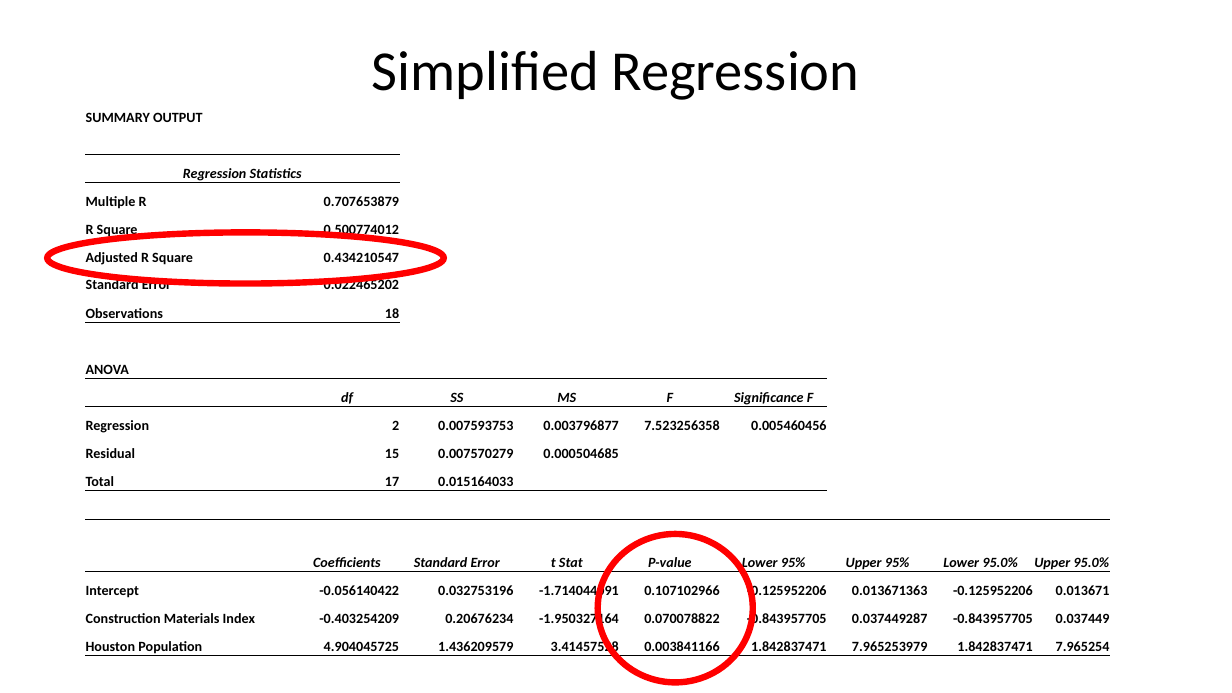
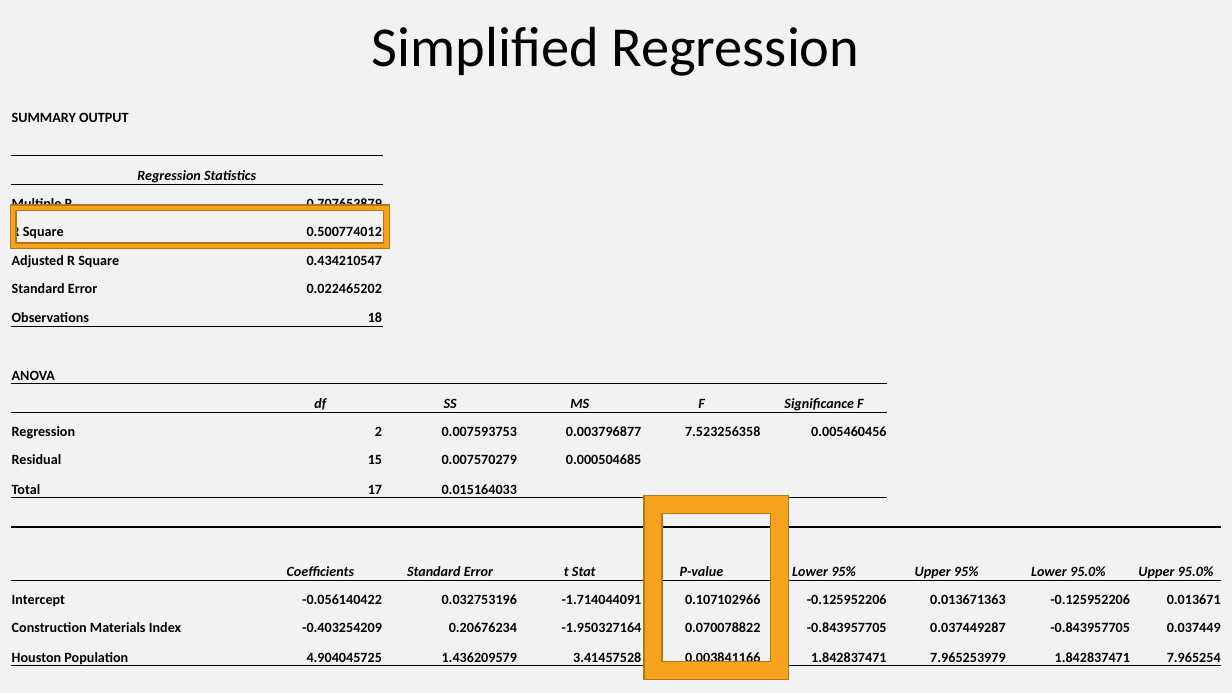
Before and after one commit to dxvo/DGJ_project, a slide deck: slide 14 of Final_Presentation.pptx. Drawn at 1232x693 pixels with LibreOffice and Linux fonts; fonts in the diff are those of the drawing. Boxes give left, top, right and bottom in pixels: in the first picture for what was removed or moved away, otherwise in the second. Text is boxed around its words. In the diff, an @@ line names an element or a change of style, - is before the commit and + after.

```diff
--- a/Final_Presentation.pptx
+++ b/Final_Presentation.pptx
@@ background #FFFFFF to #F2F2F2 @@
@@ text "Simplified Regression": place and size @@
-text "Simplified Regression" at <box>372,50,860,100</box>
+text "Simplified Regression" at <box>372,26,860,76</box>
@@ table: place and size @@
-table at <box>85,99,1110,659</box>
+table at <box>11,99,1223,670</box>
@@ frame added at <box>10,205,389,249</box>, fill #F6A21D, outline #B67815 1 pt @@
@@ ellipse removed at <box>47,233,444,284</box> @@
@@ frame added at <box>644,495,788,680</box>, fill #F6A21D, outline #B67815 1 pt @@
@@ ellipse removed at <box>598,534,753,683</box> @@
```
Also in this commit, not shown: 11 other slides changed, 6 slides added, 3 slides removed, 7 other files.
